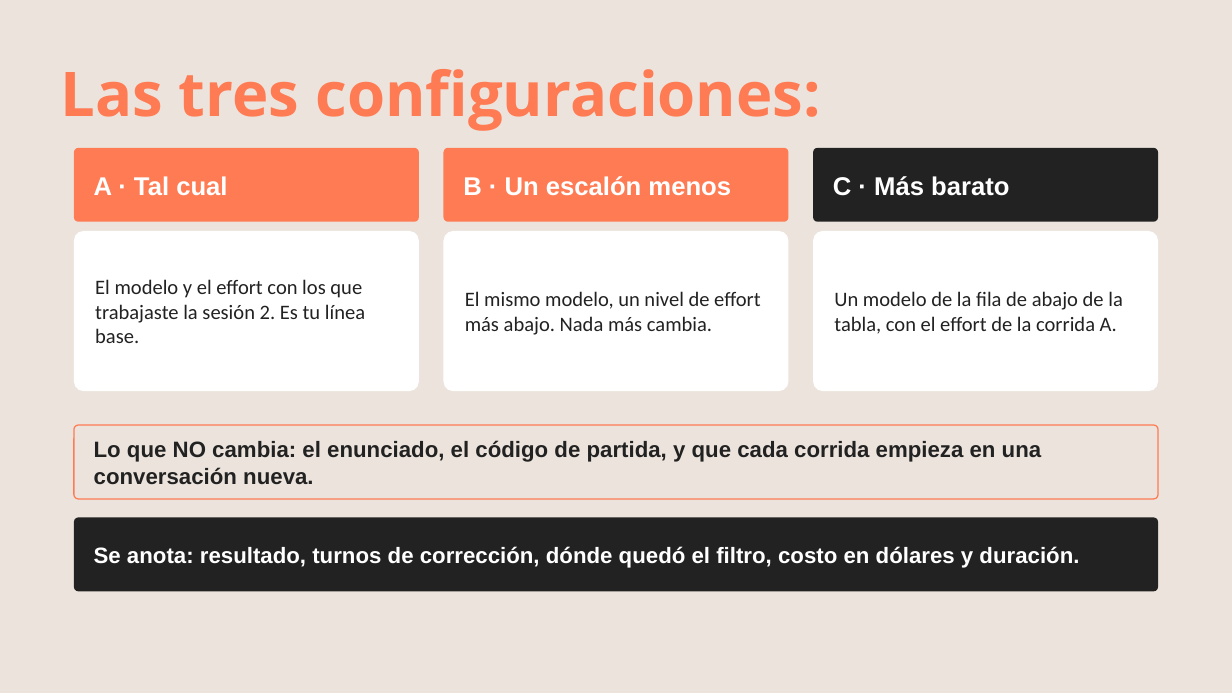
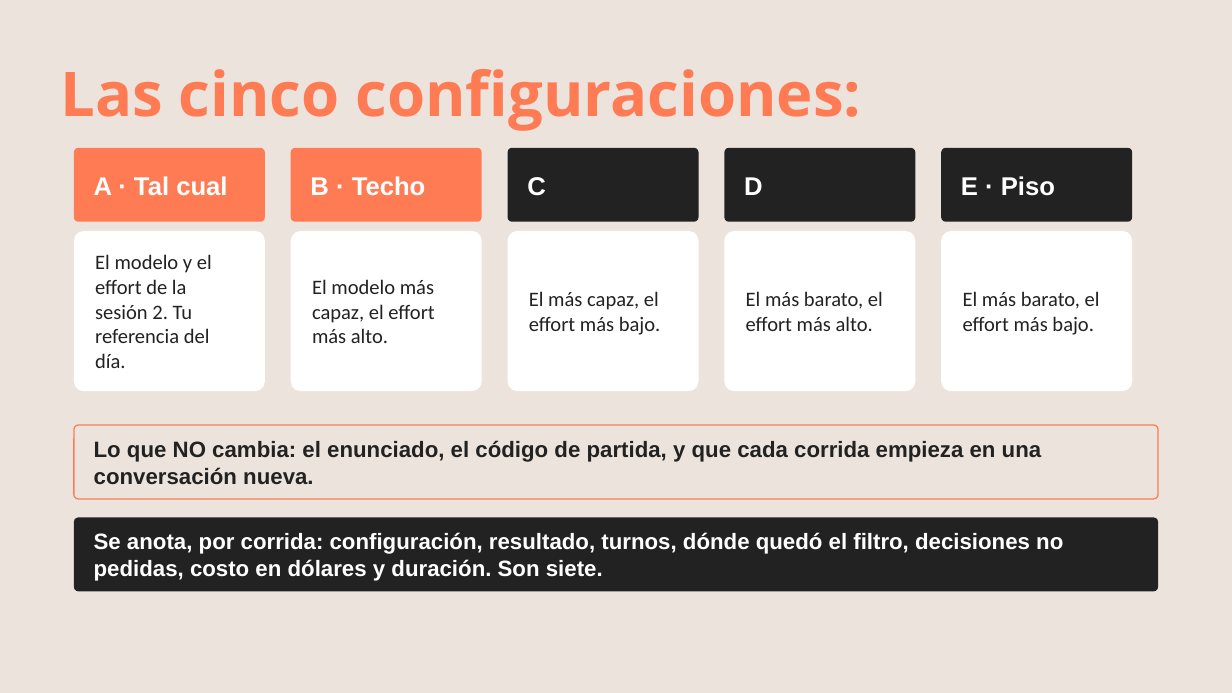
Before and after one commit to growlearnjo/merc_tech, a slide deck: slide 29 of doc_sesions/sesion3/Ed5_sesion3.pptx. Drawn at 1232x693 pixels with LibreOffice and Linux fonts; fonts in the diff are those of the drawing. Boxes give left, top, right and bottom in pixels: in the first picture for what was removed or moved away, otherwise in the second. Text is boxed around its words. In the diff, an @@ line names an element or a change of style, - is before the commit and + after.

```diff
--- a/doc_sesions/sesion3/Ed5_sesion3.pptx
+++ b/doc_sesions/sesion3/Ed5_sesion3.pptx
@@ text at <box>60,69,862,131</box>: text changed @@
-Las tres configuraciones:
+Las cinco configuraciones:
@@ rounded rectangle "A · Tal cual": place and size @@
-rounded rectangle "A · Tal cual" at <box>74,148,419,222</box>
+rounded rectangle "A · Tal cual" at <box>74,148,265,222</box>
@@ rounded rectangle "B · Techo": place and size @@
-rounded rectangle "B · Techo" at <box>444,148,788,222</box>
+rounded rectangle "B · Techo" at <box>291,148,482,222</box>
@@ rounded rectangle "C": place and size @@
-rounded rectangle "C" at <box>813,148,1158,222</box>
+rounded rectangle "C" at <box>508,148,699,222</box>
@@ rounded rectangle added at <box>724,148,915,222</box>, fill #222222, 30 pt, text #FFFFFF, bold @@
+D
@@ rounded rectangle added at <box>941,148,1132,222</box>, fill #222222, 30 pt, text #FFFFFF, bold @@
+E · Piso
@@ text in rounded rectangle at <box>310,176,426,195</box>: text changed @@
-B · Un escalón menos
+B · Techo
@@ text in rounded rectangle at <box>527,177,546,196</box>: text changed @@
-C · Más barato
+C
@@ rounded rectangle "El modelo y el effort ...": place and size @@
-rounded rectangle "El modelo y el effort ..." at <box>74,231,419,391</box>
+rounded rectangle "El modelo y el effort ..." at <box>74,231,265,391</box>
@@ rounded rectangle "El modelo más capaz, el ...": place and size @@
-rounded rectangle "El modelo más capaz, el ..." at <box>444,231,788,391</box>
+rounded rectangle "El modelo más capaz, el ..." at <box>291,231,482,391</box>
@@ rounded rectangle "El más capaz, el effort ...": place and size @@
-rounded rectangle "El más capaz, el effort ..." at <box>813,231,1158,391</box>
+rounded rectangle "El más capaz, el effort ..." at <box>508,231,699,391</box>
@@ rounded rectangle added at <box>724,231,915,391</box>, fill #FFFFFF, 24 pt, text #222222 @@
+El más barato, el effort más alto.
@@ rounded rectangle added at <box>941,231,1132,391</box>, fill #FFFFFF, 24 pt, text #222222 @@
+El más barato, el effort más bajo.
@@ text in rounded rectangle at <box>95,254,212,368</box>: text changed @@
-El modelo y el effort con los que trabajaste la sesión 2. Es tu línea base.
+El modelo y el effort de la sesión 2. Tu referencia del día.
@@ text in rounded rectangle at <box>312,279,434,343</box>: text changed @@
-El mismo modelo, un nivel de effort más abajo. Nada más cambia.
+El modelo más capaz, el effort más alto.
@@ text in rounded rectangle at <box>529,291,661,335</box>: text changed @@
-Un modelo de la fila de abajo de la tabla, con el effort de la corrida A.
+El más capaz, el effort más bajo.
@@ text in rounded rectangle at <box>94,532,1063,581</box>: text changed @@
-Se anota: resultado, turnos de corrección, dónde quedó el filtro, costo en dólares y duración.
+Se anota, por corrida: configuración, resultado, turnos, dónde quedó el filtro, decisiones no pedidas, costo en dólares y duración. Son siete.
```
Also in this commit, not shown: 8 other slides changed, 17 other files.
